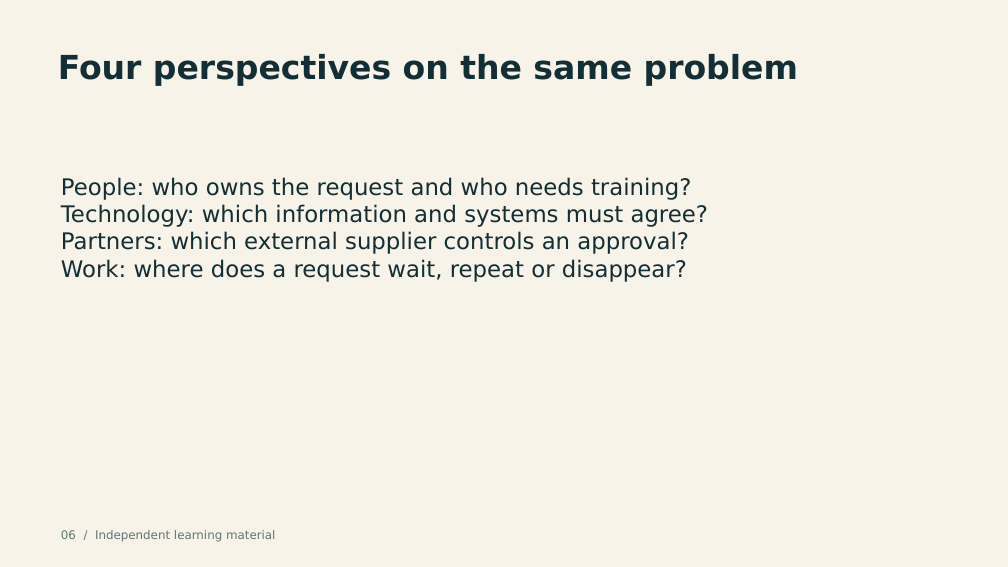
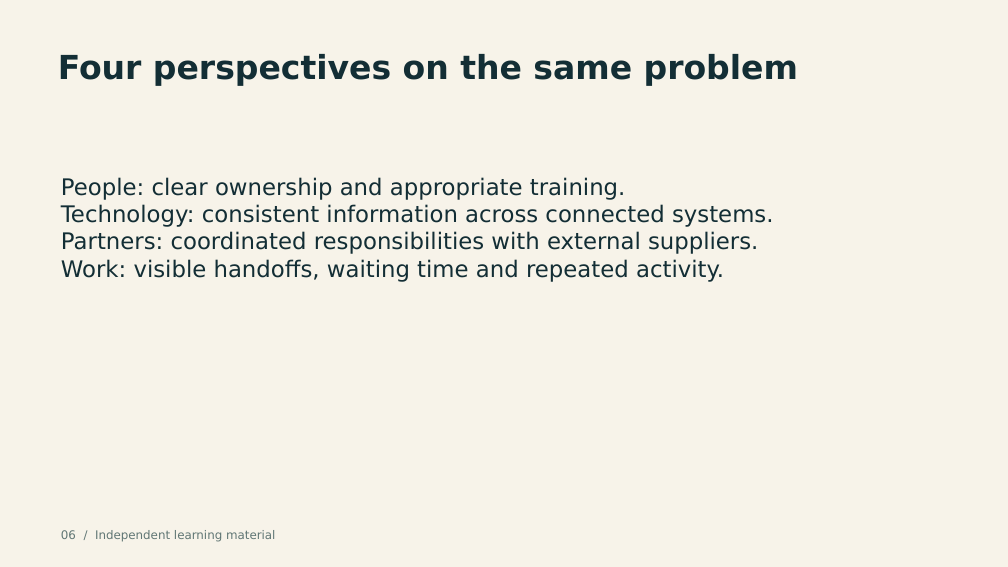
Before and after one commit to helmi8403/Lms-courses, a slide deck: slide 6 of courses/itil-v5-foundation/pilot/ITIL-Version-5-Foundation-Pilot.pptx. Drawn at 1008x567 pixels with LibreOffice and Linux fonts; fonts in the diff are those of the drawing. Boxes give left, top, right and bottom in pixels: in the first picture for what was removed or moved away, otherwise in the second. Text is boxed around its words. In the diff, an @@ line names an element or a change of style, - is before the commit and + after.

```diff
--- a/courses/itil-v5-foundation/pilot/ITIL-Version-5-Foundation-Pilot.pptx
+++ b/courses/itil-v5-foundation/pilot/ITIL-Version-5-Foundation-Pilot.pptx
@@ text at bbox=[61, 177, 773, 282]: text changed @@
-People: who owns the request and who needs training?
-Technology: which information and systems must agree?
-Partners: which external supplier controls an approval?
-Work: where does a request wait, repeat or disappear?
+People: clear ownership and appropriate training.
+Technology: consistent information across connected systems.
+Partners: coordinated responsibilities with external suppliers.
+Work: visible handoffs, waiting time and repeated activity.
```
Also in this commit, not shown: 4 other slides changed, 2 other files.
